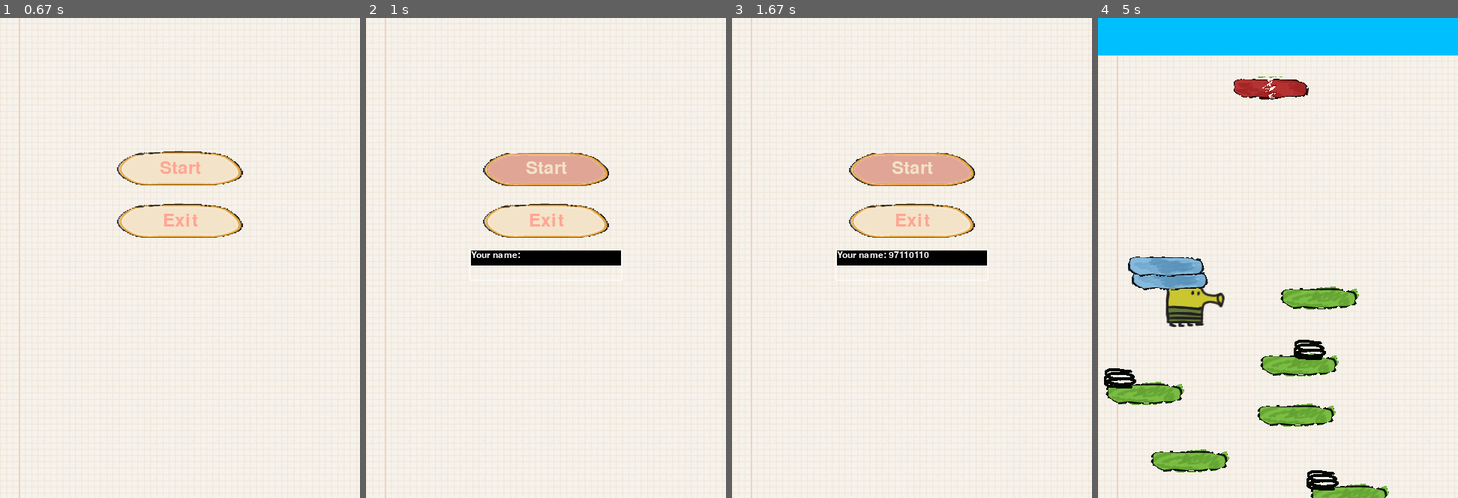
Above: before the commit, frames 1-4 (left to right).
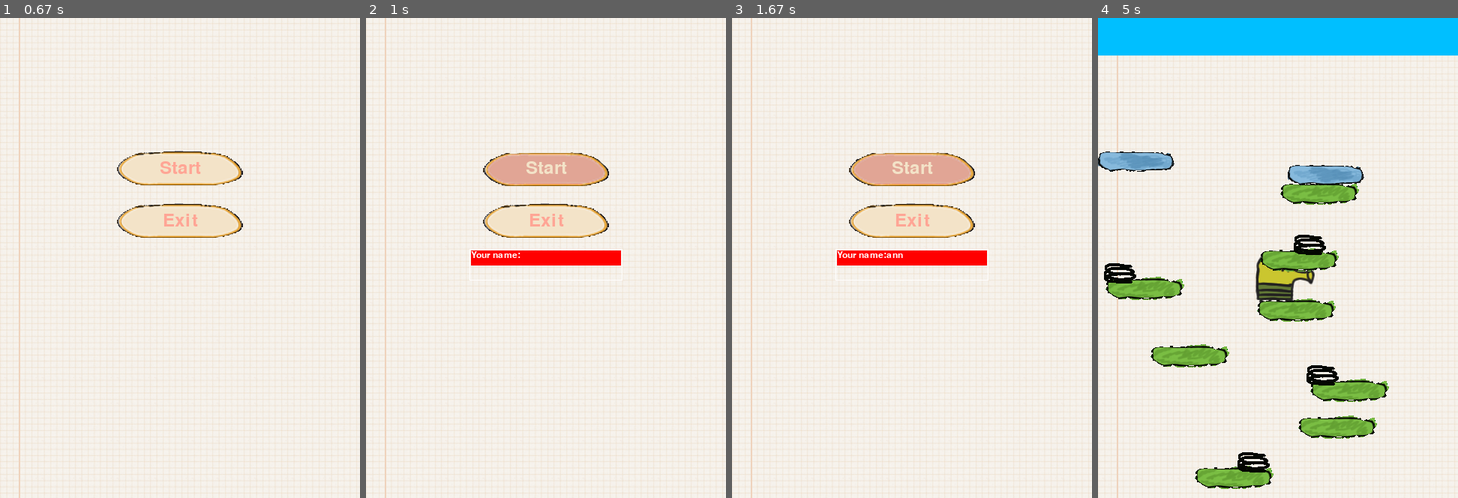
Above: after the commit, the same moments.

Repository: evgenyshaikovskiy/doodle-jump-pygame
Game: pygame game, started from src/main.py
The game is run twice, just before and just after one commit, with the same random seed, the same clock (stepped at 60 frames per second) and the same inputs.
Inputs (mouse positions are in pixels of both pictures, inside the frame that each line leads up to):
- Up to frame 1 (0.67 s): no input
- Up to frame 2 (1 s): click (546, 166) at 0.93 s
- Up to frame 3 (1.67 s): type "ann" at 1.43 s
- Up to frame 4 (5 s): tap Enter at 1.77 s; hold Right 1.98-2.45 s; move the mouse to (1191, 262) at 2.02 s; hold Left 2.53-3.07 s; move the mouse to (1166, 186) at 2.57 s; hold Left 3.1-3.5 s; move the mouse to (1332, 90) at 3.13 s; hold Right 3.53-4.17 s; move the mouse to (1321, 301) at 3.57 s; hold Left 4.2-4.67 s; move the mouse to (1285, 94) at 4.23 s; hold Right from 4.7 s (still down); move the mouse to (1148, 243) at 4.73 s

Frame 1 is identical in both runs. In frame 2, 1.3% of the frame differs, in the area x 29-71%, y 48-52%; in frame 3, 1.3%; in frame 4, 17%, in the area x 0-81%, y 12-100%.

Commit message:
update inputbox

Diff:
--- a/src/utility/inputbox.py
+++ b/src/utility/inputbox.py
@@ -1,14 +1,5 @@
 import pygame
 from pygame.locals import *
-
-
-def get_key():
-    while True:
-        event = pygame.event.poll()
-        if event.type == pygame.KEYDOWN:
-            return event.key
-        else:
-            pass
 
 
 def display_box(screen, message):
@@ -16,7 +7,7 @@
 
     pygame.draw.rect(
         screen,
-        (0, 0, 0),
+        (255, 0, 0),
         (
             (screen.get_width() / 2) - 100,
             (screen.get_height() / 2) - 10,
@@ -49,22 +40,21 @@
 
 def ask(screen, question):
     pygame.font.init()
-    current_string = []
+    text: str = ''
+    display_box(screen, question + ':' + text)
+    typing = True
+    while typing:
+        for event in pygame.event.get():
+            if event.type == pygame.KEYDOWN:
+                print(event.key)
+                print(int(event.key))
+                if event.key == pygame.K_RETURN:
+                    typing = False
+                elif event.key == pygame.K_BACKSPACE:
+                    text = text[:-1]
+                else:
+                    text += event.unicode
 
-    display_box(screen, question + ': ' + ''.join(current_string))
-    while True:
-        token = get_key()
-        if token == pygame.K_BACKSPACE:
-            current_string = current_string[0: -1]
-        elif token == pygame.K_RETURN:
-            break
-        elif token == pygame.K_MINUS:
-            current_string.append("_")
-        elif token == pygame.K_ESCAPE:
-            return None
-        elif token <= 127:
-            current_string.append(str(token))
+        display_box(screen, question + ':' + text)
 
-        display_box(screen, question + ': ' + str(''.join(current_string)))
-
-    return ''.join(current_string)
+    return text
